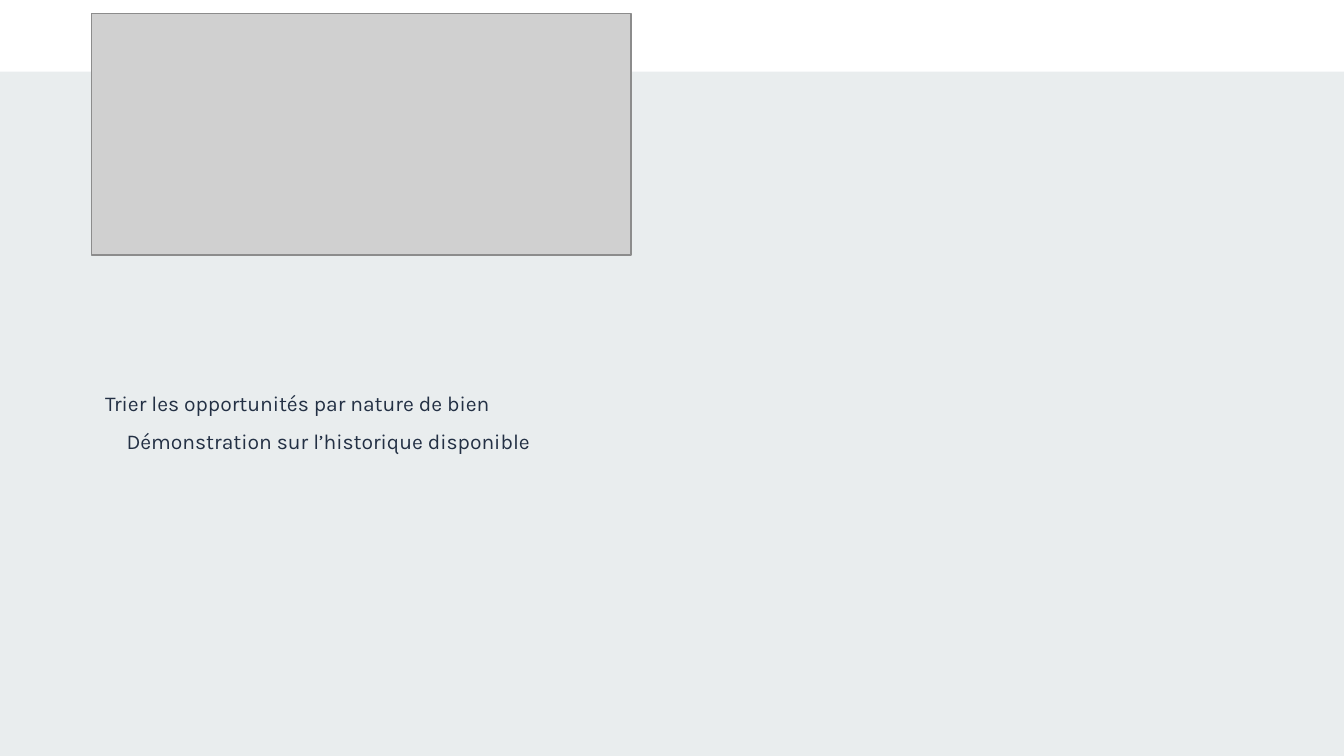
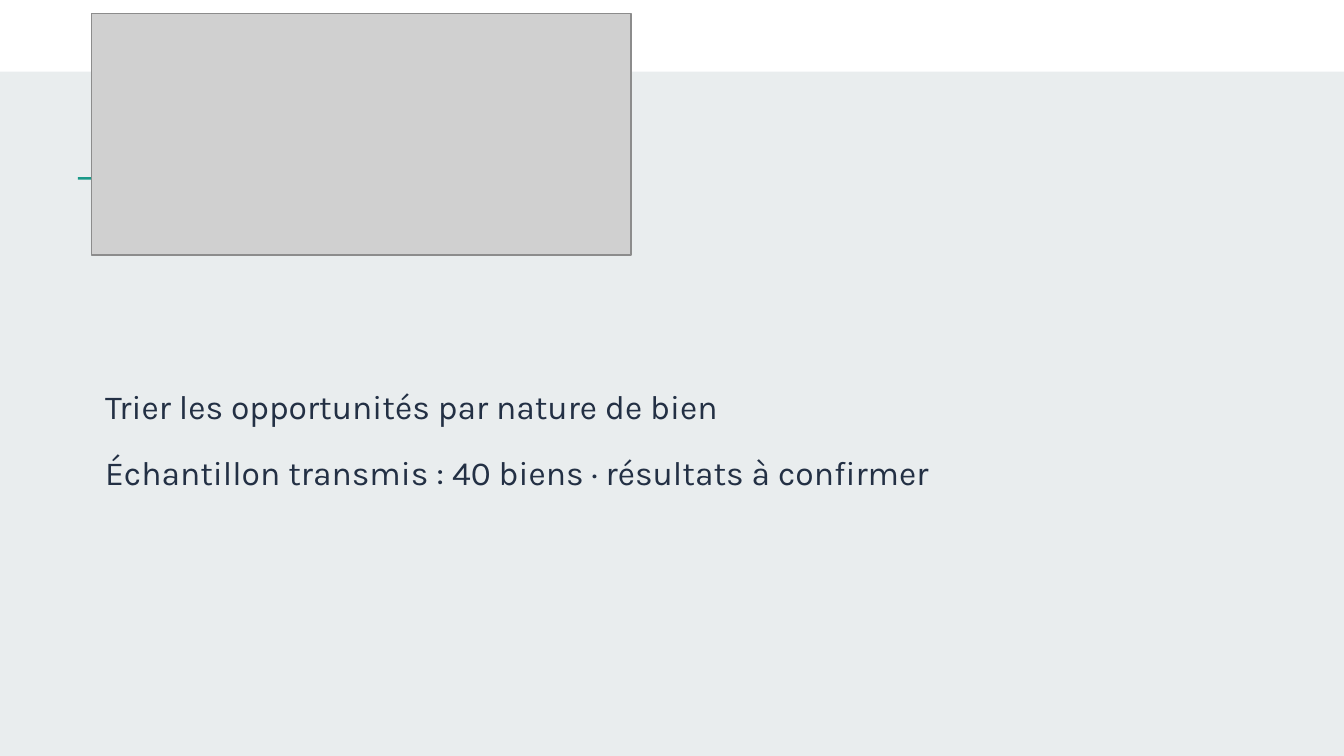
Before and after one commit to steve57000/p8, a slide deck: slide 7 of livrables/Bell_Steve_2_presentation_102026.pptx. Drawn at 1344x756 pixels with LibreOffice and Linux fonts; fonts in the diff are those of the drawing; grey boxes stand for pictures. Boxes give left, top, right and bottom in pixels: in the first picture for what was removed or moved away, otherwise in the second. Text is boxed around its words. In the diff, an @@ line names an element or a change of style, - is before the commit and + after.

```diff
--- a/livrables/Bell_Steve_2_presentation_102026.pptx
+++ b/livrables/Bell_Steve_2_presentation_102026.pptx
@@ rectangle added at bbox=[77, 177, 221, 179], fill #1A9988 @@
@@ subtitle at bbox=[105, 393, 717, 427]: size 11.2 to 18 pt in "Trier les opportunités par nature de bien" @@
@@ subtitle at bbox=[105, 455, 928, 486]: text changed; size 11.2 to 18 pt @@
-Démonstration sur l’historique disponible
+Échantillon transmis : 40 biens · résultats à confirmer
```
Also in this commit, not shown: 8 other slides changed, 15 other files.
